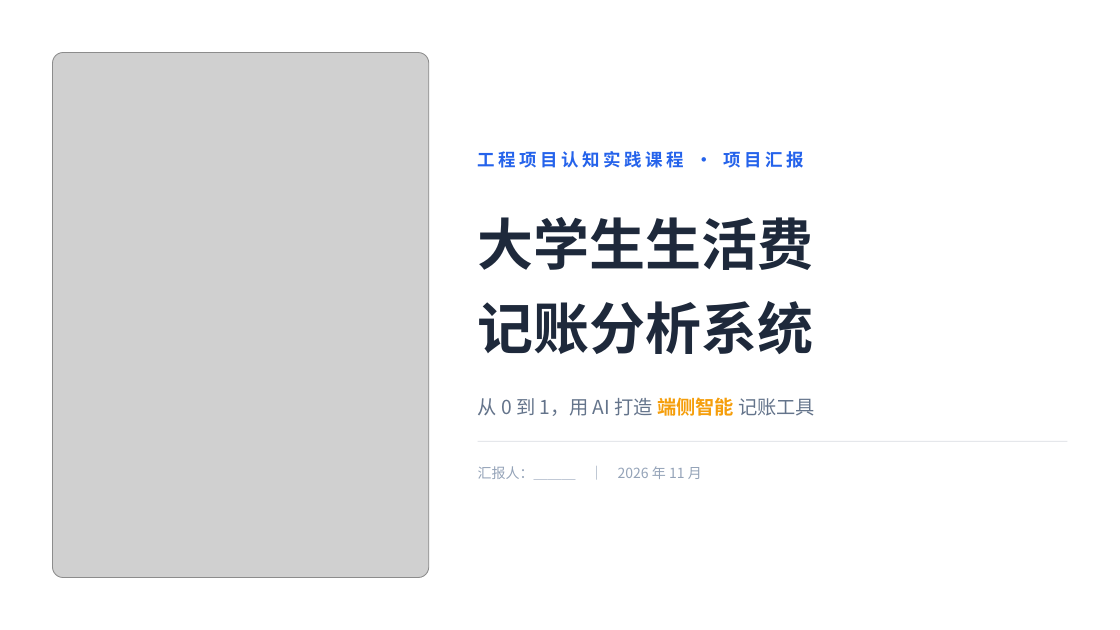
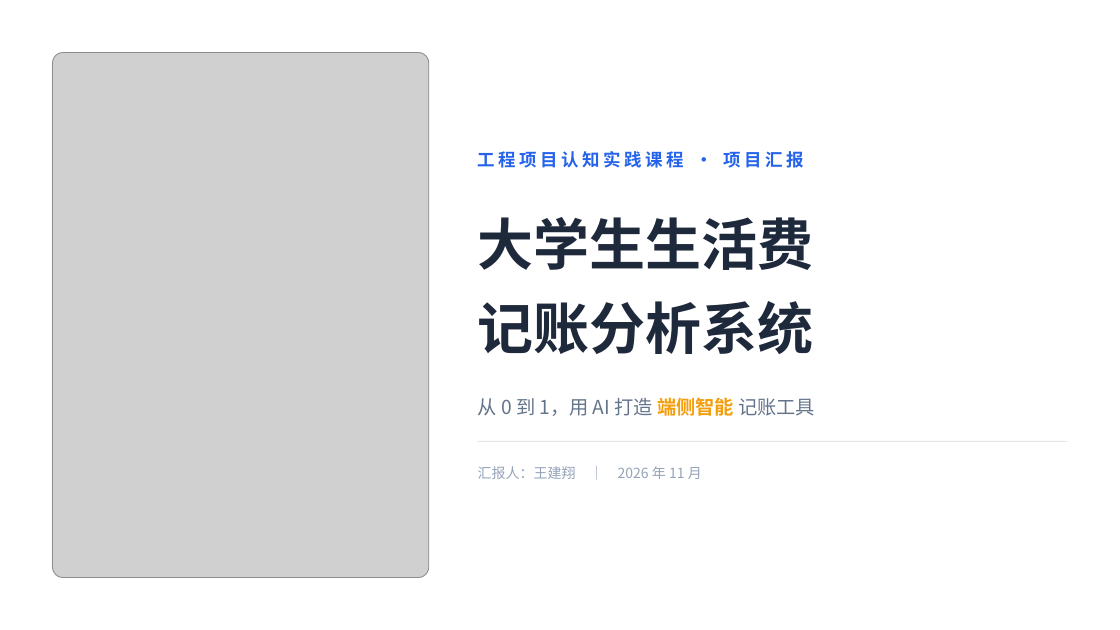
Before and after one commit to wontons584-source/Bookkeeping123, a slide deck: slide 1 of docs/course-materials/课程汇报-记账系统.pptx. Drawn at 1120x630 pixels with LibreOffice and Linux fonts; fonts in the diff are those of the drawing; grey boxes stand for pictures. Boxes give left, top, right and bottom in pixels: in the first picture for what was removed or moved away, otherwise in the second. Text is boxed around its words. In the diff, an @@ line names an element or a change of style, - is before the commit and + after.

Commit message:
docs: 汇报人更正为王建翔

```diff
--- a/docs/course-materials/课程汇报-记账系统.pptx
+++ b/docs/course-materials/课程汇报-记账系统.pptx
@@ text at (478,466,702,479): text changed @@
-汇报人：＿＿＿ ｜ 2026 年 11 月
+汇报人：王建翔 ｜ 2026 年 11 月
```
